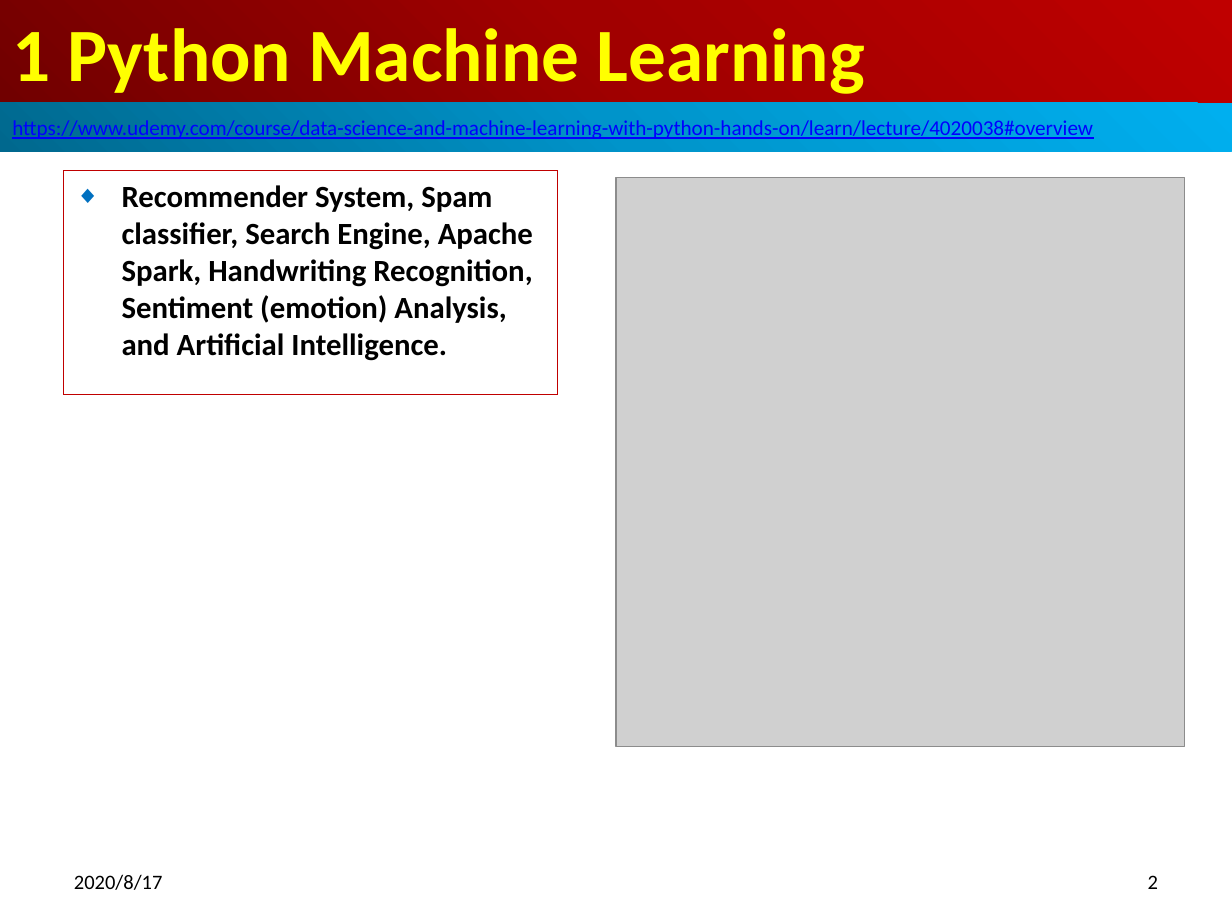
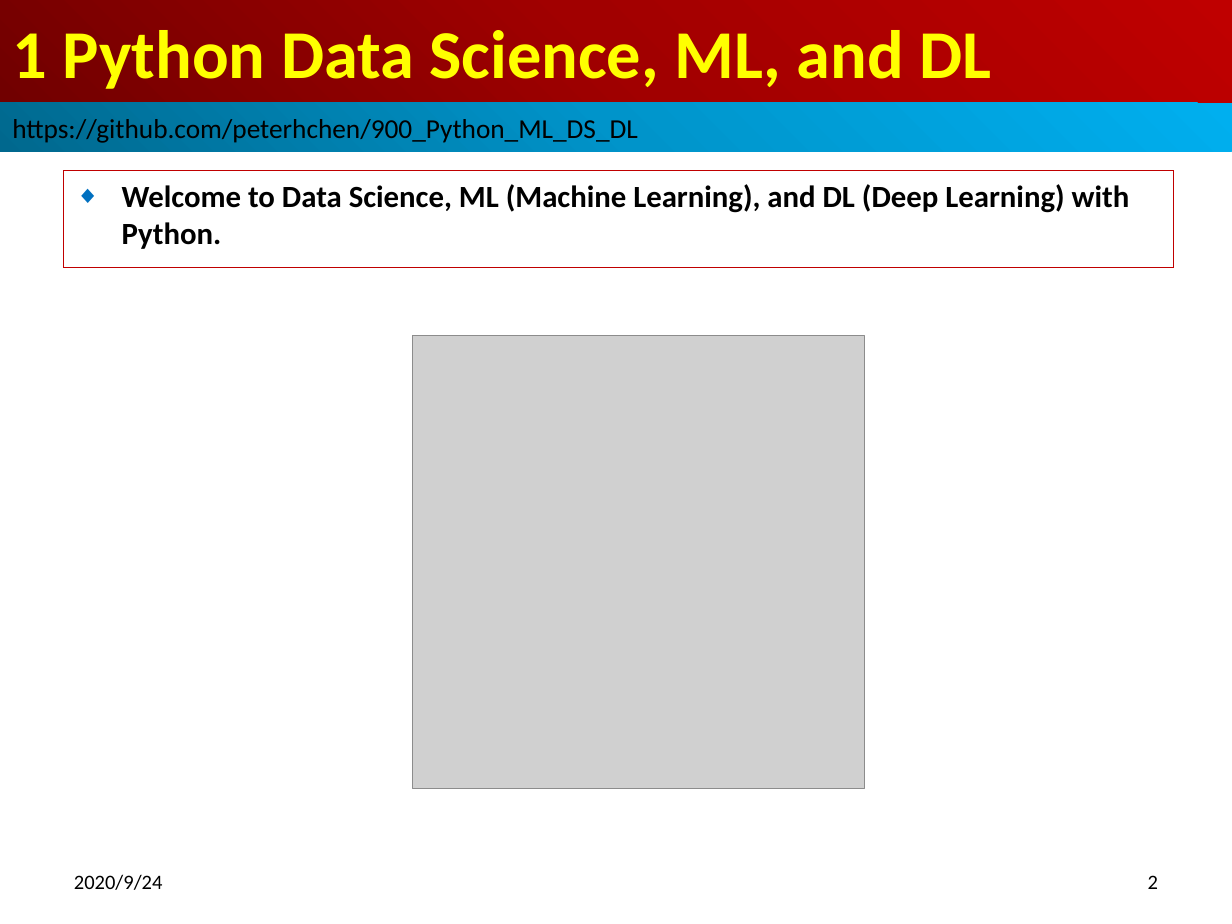
Before and after one commit to peterhchen/900_Python_ML_DS_DL, a slide deck: slide 2 of 001_intro.pptx. Drawn at 1232x924 pixels with LibreOffice and Linux fonts; fonts in the diff are those of the drawing; grey boxes stand for pictures. Boxes give left, top, right and bottom in pixels: in the first picture for what was removed or moved away, otherwise in the second. Text is boxed around its words. In the diff, an @@ line names an element or a change of style, - is before the commit and + after.

```diff
--- a/001_intro.pptx
+++ b/001_intro.pptx
@@ title at [12,30,991,89]: text changed; size 44 to 40 pt @@
-1 Python Machine Learning
+1 Python Data Science, ML, and DL
@@ text in rectangle at [12,119,638,143]: text changed; size 12.4 to 16 pt; text colour #0000FF to #000000 @@
-https://www.udemy.com/course/data-science-and-machine-learning-with-python-hands-on/learn/lecture/4020038#overview
+https://github.com/peterhchen/900_Python_ML_DS_DL
@@ subtitle "Welcome to Data Science, ML ...": place and size @@
-subtitle "Welcome to Data Science, ML ..." at [63,171,558,394]
+subtitle "Welcome to Data Science, ML ..." at [63,171,1173,269]
@@ subtitle at [122,184,1130,249]: text changed @@
-◆ Recommender System, Spam classifier, Search Engine, Apache Spark, Handwriting Recognition, Sentiment (emotion) Analysis, and Artificial Intelligence.
+◆ Welcome to Data Science, ML (Machine Learning), and DL (Deep Learning) with Python.
@@ picture: place and size @@
-picture at [616,177,1185,747]
+picture at [413,336,865,788]
@@ text at [74,874,163,890]: text changed @@
-2020/8/17
+2020/9/24
```
Also in this commit, not shown: 2 other slides changed, 5 slides added.
